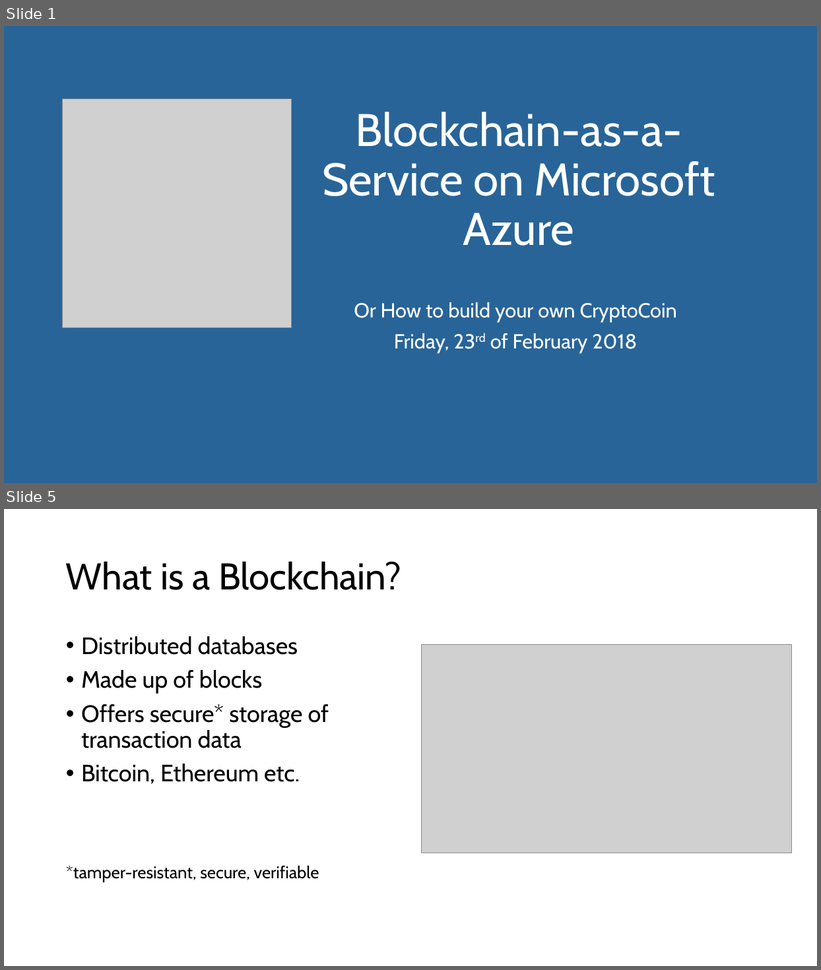
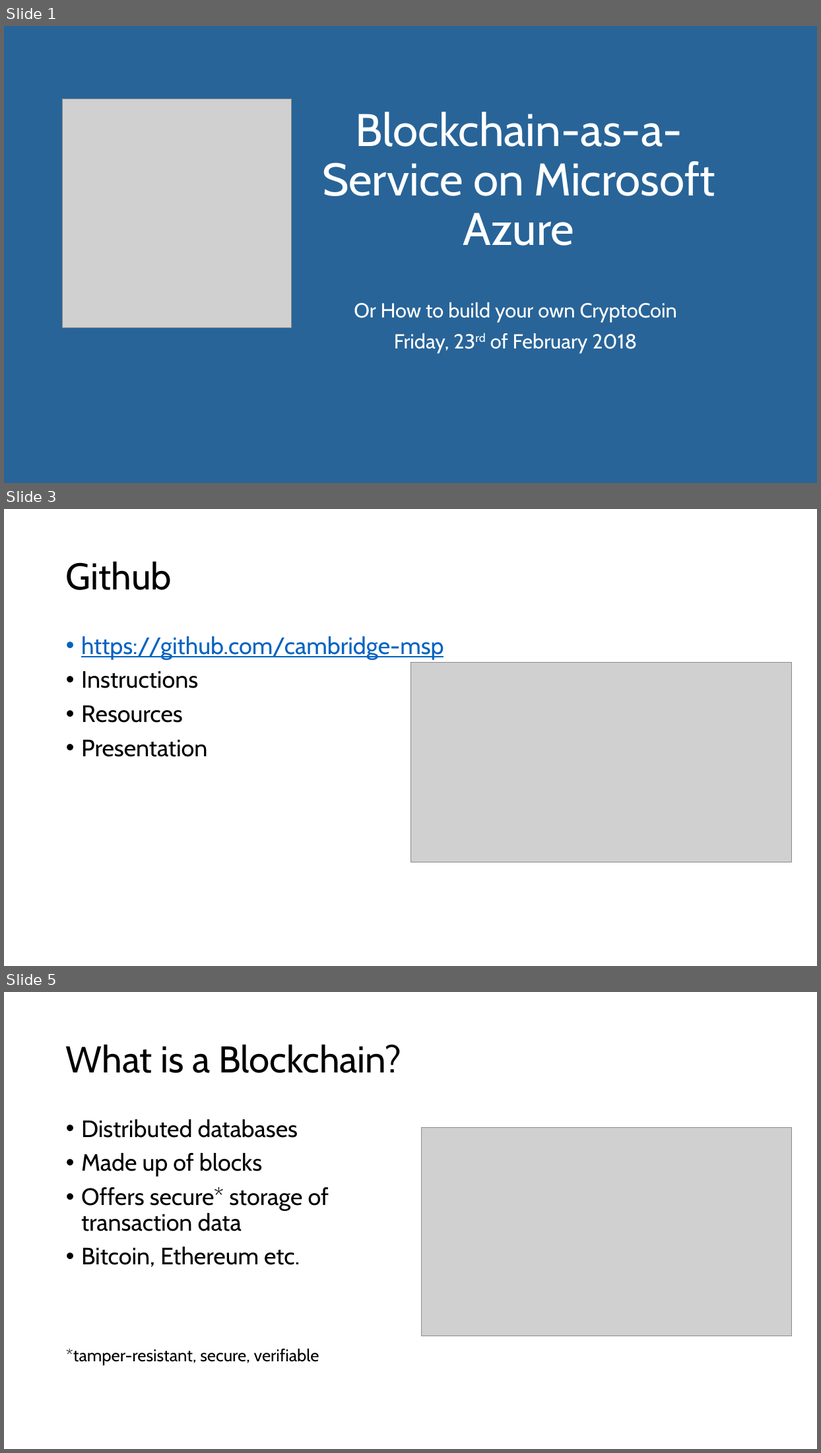
Before and after one commit to cambridge-msp/build-a-crypto-coin-workshop, a slide deck: Blockchain on Azure.pptx. Shown one above the other, each under a label of ours: slides 1 and 5 before the commit, slides 1, 3 and 5 after it; the slides between them are not shown. The pictures are 821x970 and 821x1453 pixels, drawn with LibreOffice and Linux fonts; fonts in the diff are those of the drawing; grey boxes stand for pictures. Boxes give left, top, right and bottom in pixels: in the first picture for what was removed or moved away, otherwise in the second. Text is boxed around its words. In the diff, an @@ line names an element or a change of style, - is before the commit and + after.

Commit message:
Updated presentation

```diff
--- a/Blockchain on Azure.pptx
+++ b/Blockchain on Azure.pptx
@@ slide 3 added at [4,509,817,966], background #FFFFFF @@
@@ title added at [66,561,172,590], 44 pt, text #000000 @@
+Github
@@ text added at [81,636,444,757], 28 pt, text #000000 @@
+• https://github.com/cambridge-msp
+• Instructions
+• Resources
+• Presentation
@@ picture added at [411,662,792,862] @@
```
Also in this commit, not shown: 2 slides changed, 1 slide removed.
